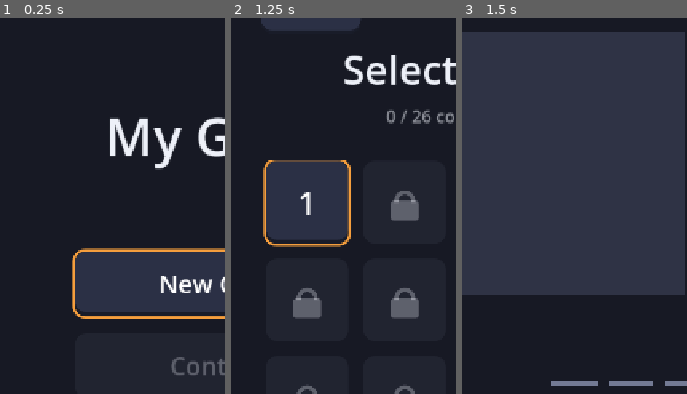
Above: before the commit, frames 1-3 (left to right).
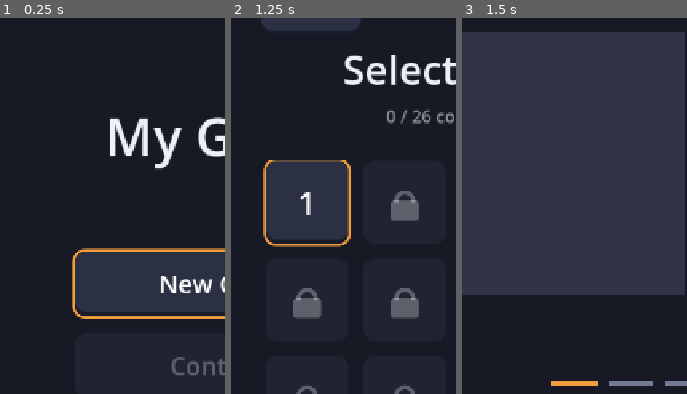
Above: after the commit, the same moments.

Repository: SembeiNorimaki/SlideGame
Game: Godot game, scene res://game/main.tscn
Two runs of this game, one before a commit and one after it. Both use one fixed random seed, a clock stepped at 60 frames per second and the inputs below.
Inputs:
- Up to frame 1 (0.25 s): no input
- Up to frame 2 (1.25 s): click "New Game" at 0.5 s
- Up to frame 3 (1.5 s): click "1" at 1.25 s
The pictures show only the part of the screen within x 0-50%, y 6-56%; the shares and areas given below are measured in that part.

Frames 1-2 are identical in both runs. In frame 3, 0.3% of the frame differs, in the area x 39-61%, y 96-98%.

Commit message:
Auto-focus guess input and advance to next level on completion
- Level start focuses the first slot of the guess input, which opens
  the on-screen keyboard on Android (no tap needed).
- Completing a level starts the next one directly instead of returning
  to level select; after the last level it goes back to level select.
- Add tools/test_flow smoke test for both behaviours.

Co-Authored-By: Claude Opus 5.5 <noreply@anthropic.com>
Claude-Session: https://claude.ai/code/session_012HBEUXB5FHZoXKuab9wEZn

Diff:
--- a/game/levels/level_play.gd
+++ b/game/levels/level_play.gd
@@ -57,6 +57,8 @@
 	_track.resized.connect(_layout_covers)
 	_layout_covers()
 	_start_slide.call_deferred()  # wait one frame so the track has its final size
+	# Ready to type immediately: focus the first slot (opens the keyboard on phones).
+	_guess.focus_input.call_deferred()
 
 
 func _start_slide() -> void:
--- a/game/main.gd
+++ b/game/main.gd
@@ -50,7 +50,10 @@
 
 func _on_level_completed(level: int) -> void:
 	progress.complete_level(level)
-	show_level_select()
+	if level < GameData.level_count():
+		start_level(level + 1)  # go straight on to the next level
+	else:
+		show_level_select()  # last level done  # TODO: an "all levels complete" screen
 
 
 func _switch_to(screen: Node) -> void:
--- a/shared/ui/widgets/guess_input/guess_input.gd
+++ b/shared/ui/widgets/guess_input/guess_input.gd
@@ -53,6 +53,8 @@
 	_line.context_menu_enabled = false
 	_line.selecting_enabled = false
 	_line.mouse_filter = Control.MOUSE_FILTER_IGNORE
+	_line.virtual_keyboard_enabled = true
+	_line.virtual_keyboard_show_on_focus = true  # focusing opens the phone keyboard
 	_line.modulate = Color.TRANSPARENT  # invisible, but still receives typing
 	_line.size = Vector2(1, 1)
 	_line.text_changed.connect(_on_text_changed)
@@ -67,6 +69,8 @@
 
 ## Puts the cursor in the field (opens the on-screen keyboard on phones).
 func focus_input() -> void:
+	if not _line.editable:
+		return
 	_line.grab_focus()
 	_line.caret_column = _line.text.length()
 
--- a/tools/demo_guess.gd
+++ b/tools/demo_guess.gd
@@ -1,6 +1,7 @@
 extends Node
 ## Scripted demo for recording: opens level 1, types a guess with real
-## key events (including one typo + Backspace), clicks Submit.
+## key events (including one typo + Backspace), clicks Submit,
+## and lands on level 2 with its first slot already focused.
 
 var main: Node
 
@@ -13,9 +14,7 @@
 	main.start_level(1)
 	var play: Control = main._current
 	play.debug_see_through_covers = false  # real opaque covers
-	await _wait(1.2)
-	await _click(play.get_node("%GuessInput"))
-	await _wait(0.4)
+	await _wait(1.2)  # no tap needed: the first slot is focused on start
 	for ch in "hellp":
 		await _type(ch)
 	await _wait(0.4)
--- /dev/null
+++ b/tools/test_flow.gd
@@ -0,0 +1,33 @@
+extends Node
+## Smoke test: auto-focus on level start, and auto-advance to the next level.
+
+func _ready() -> void:
+	GameData.progress.reset()
+	var main: Node = load("res://game/main.tscn").instantiate()
+	add_child(main)
+	await get_tree().process_frame
+	main.start_level(1)
+	for i in 3:
+		await get_tree().process_frame
+	var owner := get_viewport().gui_get_focus_owner()
+	print("level 1 focus owner: ", owner.get_class(), " inside GuessInput: ", owner.get_parent() is GuessInput)
+	for ch in "hello":
+		var e := InputEventKey.new()
+		e.keycode = OS.find_keycode_from_string(ch.to_upper())
+		e.unicode = ch.unicode_at(0)
+		e.pressed = true
+		Input.parse_input_event(e)
+		await get_tree().process_frame
+	main._current.get_node("%SubmitButton").pressed.emit()
+	await get_tree().create_timer(main._current.success_delay + 0.3).timeout
+	for i in 3:
+		await get_tree().process_frame
+	print("after win: current level = ", main._current.get("level"), "  completed = ", GameData.progress.completed_levels())
+	owner = get_viewport().gui_get_focus_owner()
+	print("level 2 focus owner: ", owner.get_class() if owner else "none", " inside GuessInput: ", owner != null and owner.get_parent() is GuessInput)
+	main.start_level(26)
+	main._on_level_completed(26)
+	await get_tree().process_frame
+	print("after last level: screen = ", main._current.name)
+	GameData.progress.reset()
+	get_tree().quit()
--- /dev/null
+++ b/tools/test_flow.tscn
@@ -0,0 +1,6 @@
+[gd_scene load_steps=2 format=3]
+
+[ext_resource type="Script" path="res://tools/test_flow.gd" id="1"]
+
+[node name="TestFlow" type="Node"]
+script = ExtResource("1")
Not shown, added: tools/test_flow.gd.uid
